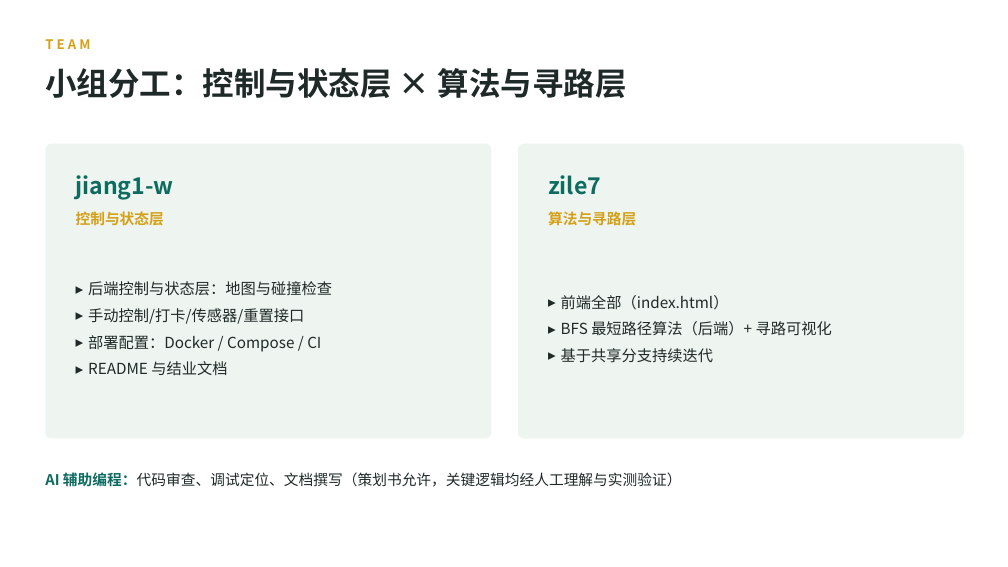
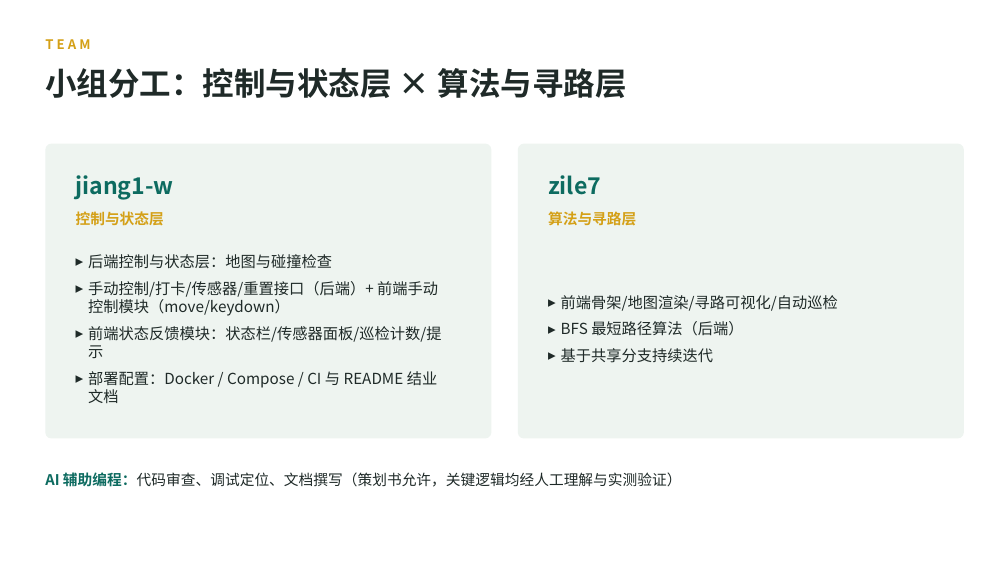
Before and after one commit to jiang1-w/git-example, a slide deck: slide 3 of 小车/docs/项目汇报.pptx. Drawn at 1008x567 pixels with LibreOffice and Linux fonts; fonts in the diff are those of the drawing. Boxes give left, top, right and bottom in pixels: in the first picture for what was removed or moved away, otherwise in the second. Text is boxed around its words. In the diff, an @@ line names an element or a change of style, - is before the commit and + after.

Commit message:
docs: 汇报 PPT 同步 7 段分摊口径

```diff
--- a/小车/docs/项目汇报.pptx
+++ b/小车/docs/项目汇报.pptx
@@ text at (88, 281, 441, 403): text changed @@
-▸ 手动控制/打卡/传感器/重置接口
-▸ 部署配置：Docker / Compose / CI
-▸ README 与结业文档
+▸ 手动控制/打卡/传感器/重置接口（后端）+ 前端手动控制模块（move/keydown）
+▸ 前端状态反馈模块：状态栏/传感器面板/巡检计数/提示
+▸ 部署配置：Docker / Compose / CI 与 README 结业文档
@@ text at (561, 295, 838, 336): text changed @@
-▸ 前端全部（index.html）
-▸ BFS 最短路径算法（后端）+ 寻路可视化
+▸ 前端骨架/地图渲染/寻路可视化/自动巡检
+▸ BFS 最短路径算法（后端）
```
